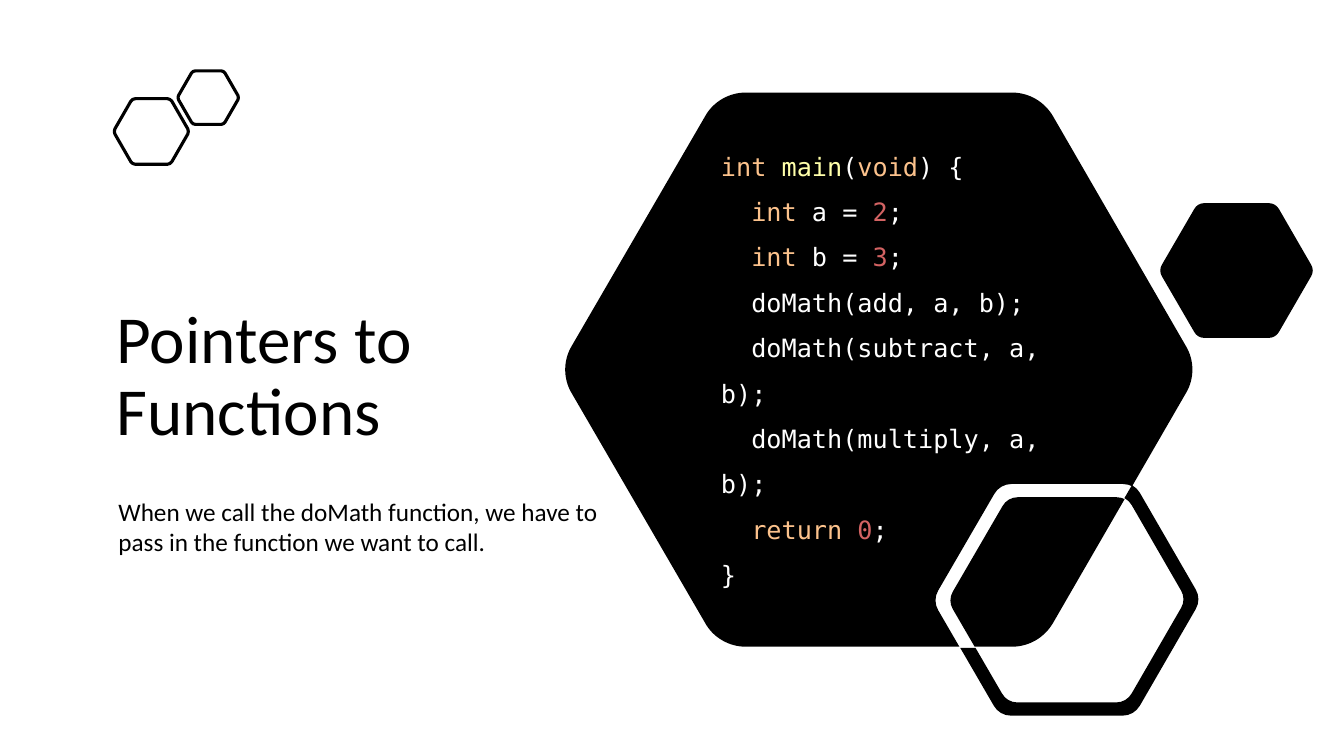
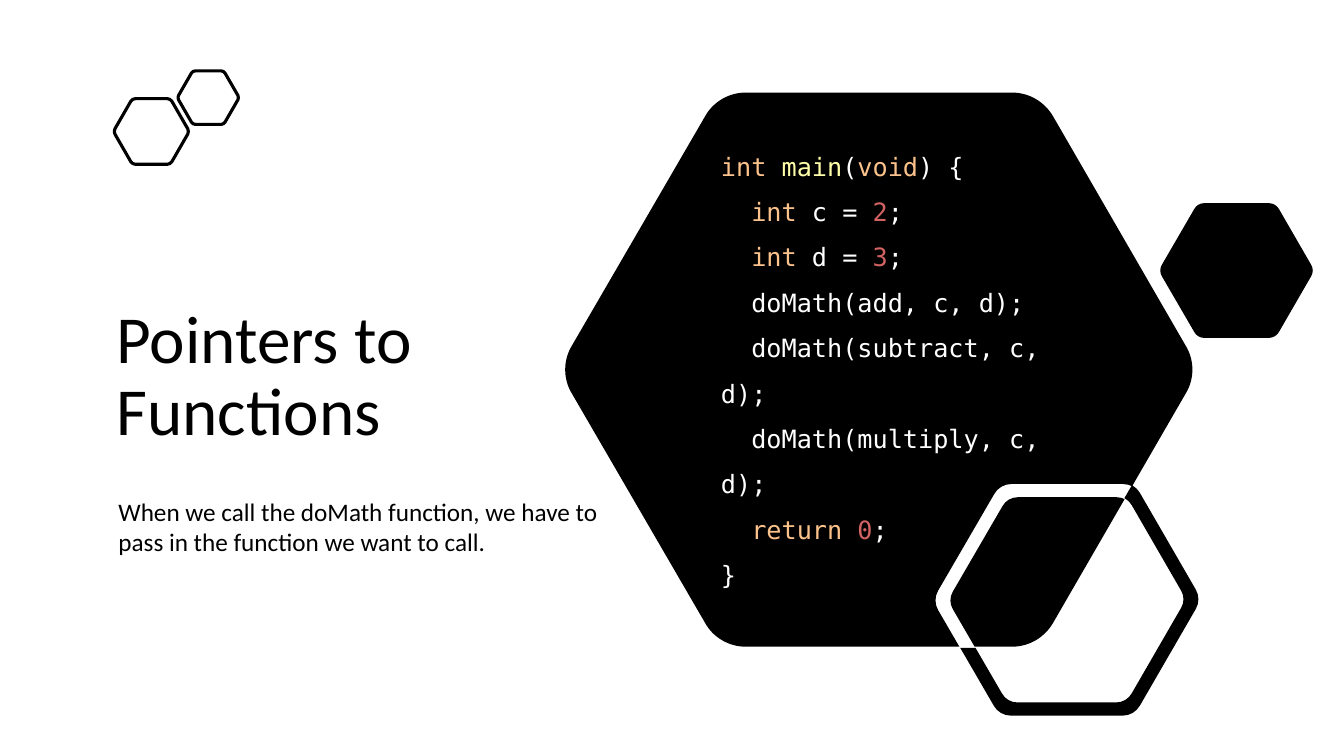
Before and after one commit to BlakeLazarine/SummerDesignInstitute, a slide deck: slide 35 of PointersLecture.pptx (slide 31 before the commit). Drawn at 1344x756 pixels with LibreOffice and Linux fonts; fonts in the diff are those of the drawing. Boxes give left, top, right and bottom in pixels: in the first picture for what was removed or moved away, otherwise in the second. Text is boxed around its words. In the diff, an @@ line names an element or a change of style, - is before the commit and + after.

```diff
--- a/PointersLecture.pptx
+++ b/PointersLecture.pptx
@@ text at (721,157,1039,543): text changed @@
-int main(void) {
-int a = 2;
-int b = 3;
-doMath(add, a, b);
-doMath(subtract, a, b);
-doMath(multiply, a, b);
-return 0;
-}
+int main(void) {
+int c = 2;
+int d = 3;
+doMath(add, c, d);
+doMath(subtract, c, d);
+doMath(multiply, c, d);
+return 0;
+}
```
Also in this commit, not shown: 4 other slides changed, 4 slides added, 10 other files.
